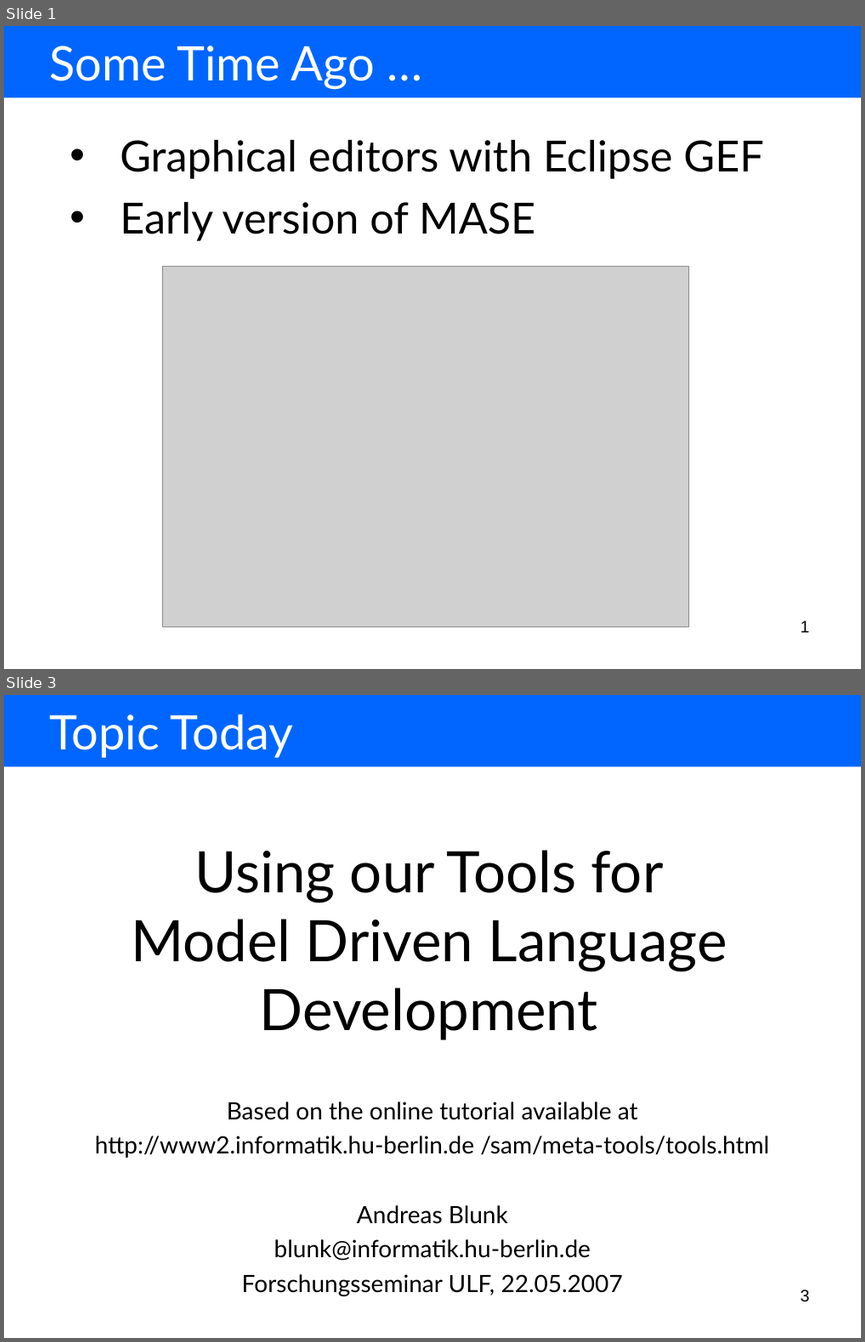
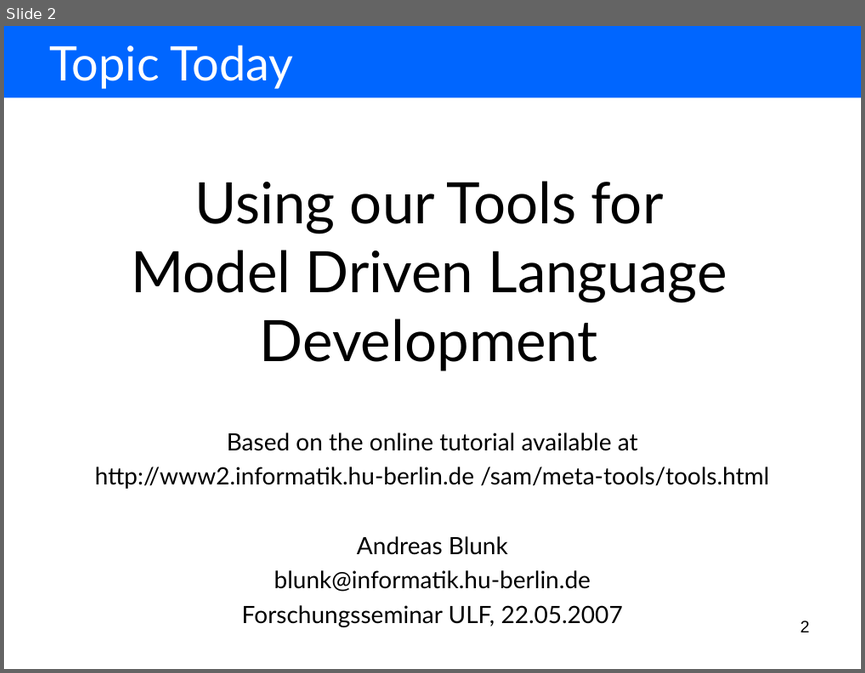
Before and after one commit to markus1978/amof2, a slide deck: hub.sam.stateautomaton/resources/presentation/using our tools for model driven language development.ppt. Shown one above the other, each under a label of ours: slides 1 and 3 before the commit, slide 2 after it; the slides between them are not shown. The pictures are 865x1342 and 865x673 pixels, drawn with LibreOffice and Linux fonts; fonts in the diff are those of the drawing; grey boxes stand for pictures. Boxes give left, top, right and bottom in pixels: in the first picture for what was removed or moved away, otherwise in the second. Text is boxed around its words. In the diff, an @@ line names an element or a change of style, - is before the commit and + after.

```diff
--- a/hub.sam.stateautomaton/resources/presentation/using our tools for model driven language development.ppt
+++ b/hub.sam.stateautomaton/resources/presentation/using our tools for model driven language development.ppt
@@ slide 1 removed at box(4, 26, 861, 669), background #FFFFFF @@
@@ rectangle removed at box(4, 26, 861, 98) @@
@@ text removed at box(49, 46, 375, 89) @@
-Some Time Ago …
@@ text removed at box(120, 140, 763, 241) @@
-• Graphical editors with Eclipse GEF
-• Early version of MASE
@@ picture removed at box(162, 267, 688, 627) @@
@@ page number removed at box(800, 620, 810, 632) @@
-1
@@ what was slide 3 is now slide 2 @@
@@ page number at box(800, 620, 810, 632): text changed @@
-3
+2
```
Also in this commit, not shown: 3 slides changed, 3 slides added, 29 other files.
